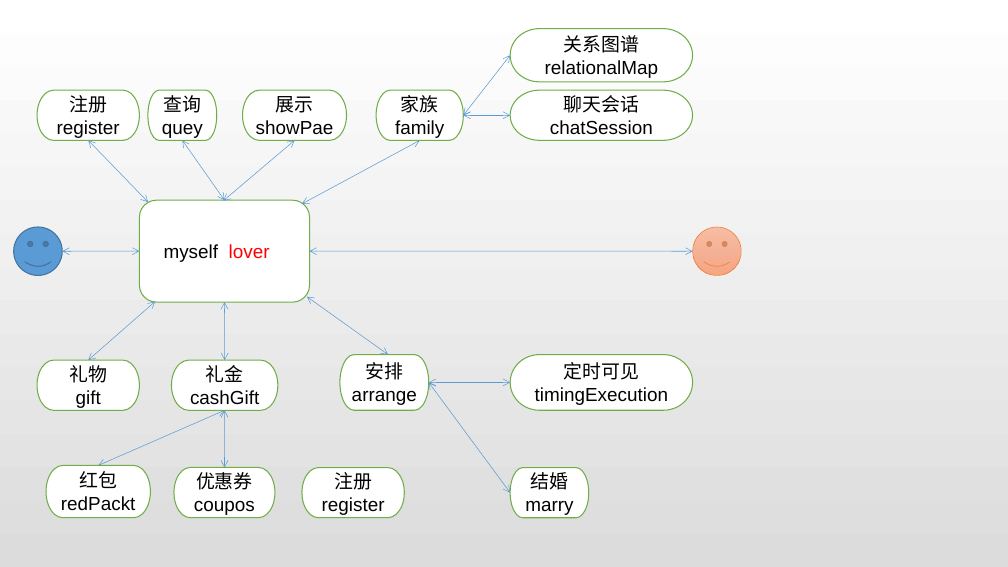
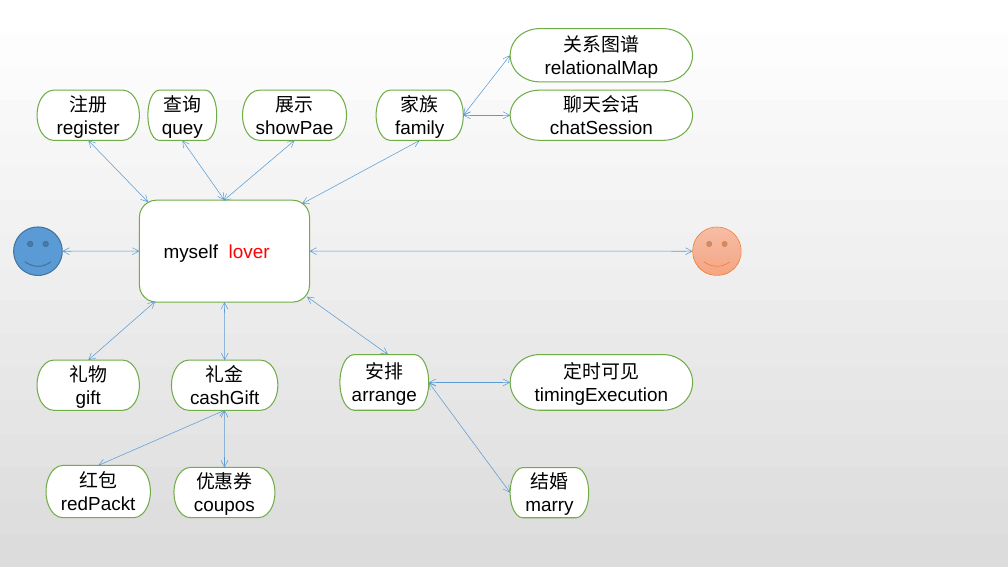
Before and after one commit to 389093982/isoft, a slide deck: slide 2 of isoft_printlove_ui/doc/printlove设计模型.pptx. Drawn at 1008x567 pixels with LibreOffice and Linux fonts; fonts in the diff are those of the drawing. Boxes give left, top, right and bottom in pixels: in the first picture for what was removed or moved away, otherwise in the second. Text is boxed around its words. In the diff, an @@ line names an element or a change of style, - is before the commit and + after.

```diff
--- a/isoft_printlove_ui/doc/printlove设计模型.pptx
+++ b/isoft_printlove_ui/doc/printlove设计模型.pptx
@@ pill shape removed at box(302, 467, 404, 517) @@
-注册
-register
```
Also in this commit, not shown: 3 slides added, 7 other files.
